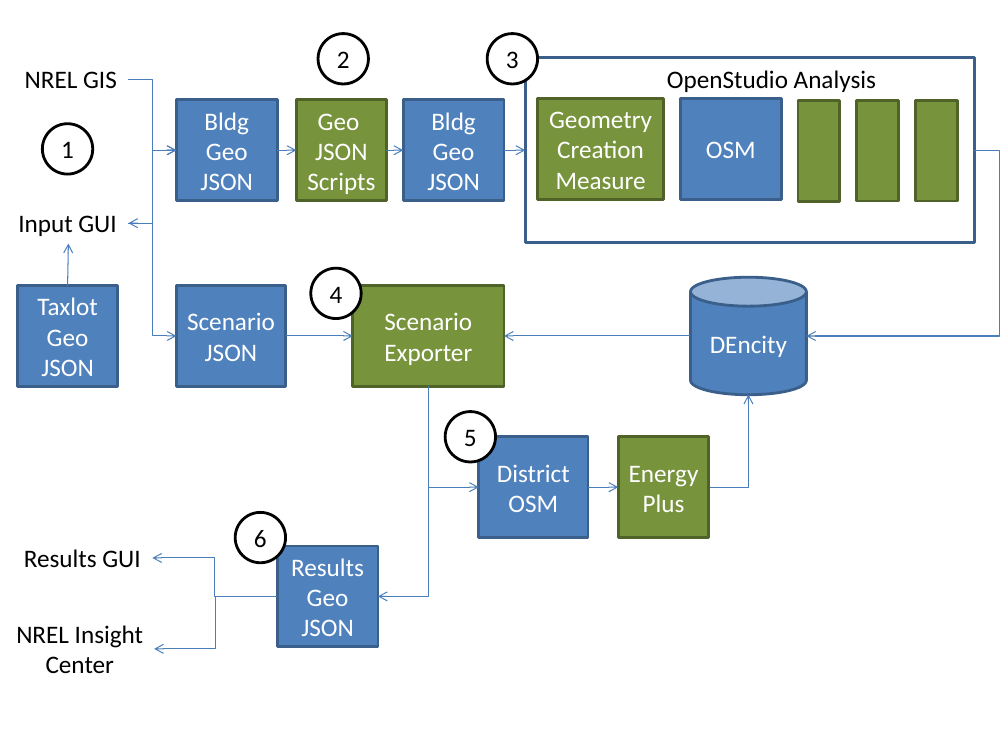
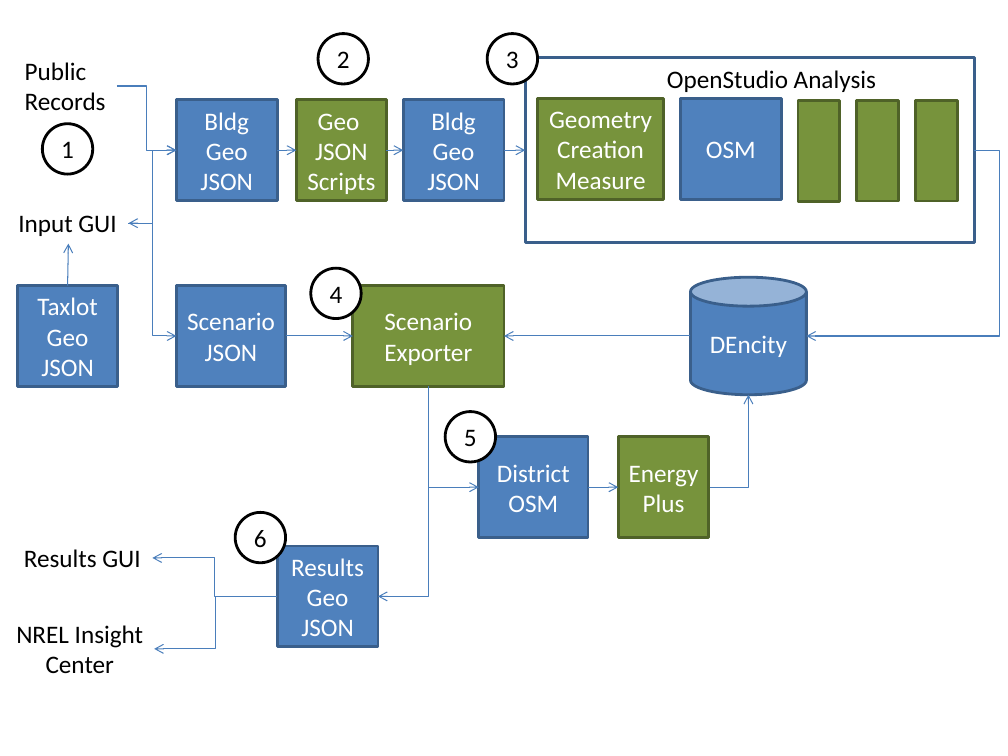
Before and after one commit to NREL/openstudio-urban-measures, a slide deck: slide 1 of overview.pptx. Drawn at 1008x756 pixels with LibreOffice and Linux fonts; fonts in the diff are those of the drawing. Boxes give left, top, right and bottom in pixels: in the first picture for what was removed or moved away, otherwise in the second. Text is boxed around its words. In the diff, an @@ line names an element or a change of style, - is before the commit and + after.

```diff
--- a/overview.pptx
+++ b/overview.pptx
@@ text at <box>25,62,106,111</box>: text changed @@
-NREL GIS
+Public
+Records
@@ elbow arrow moved from (128, 80) - (176, 150) to (117, 86) - (176, 150) @@
```
Also in this commit, not shown: 2 slides added, 6 other files.
